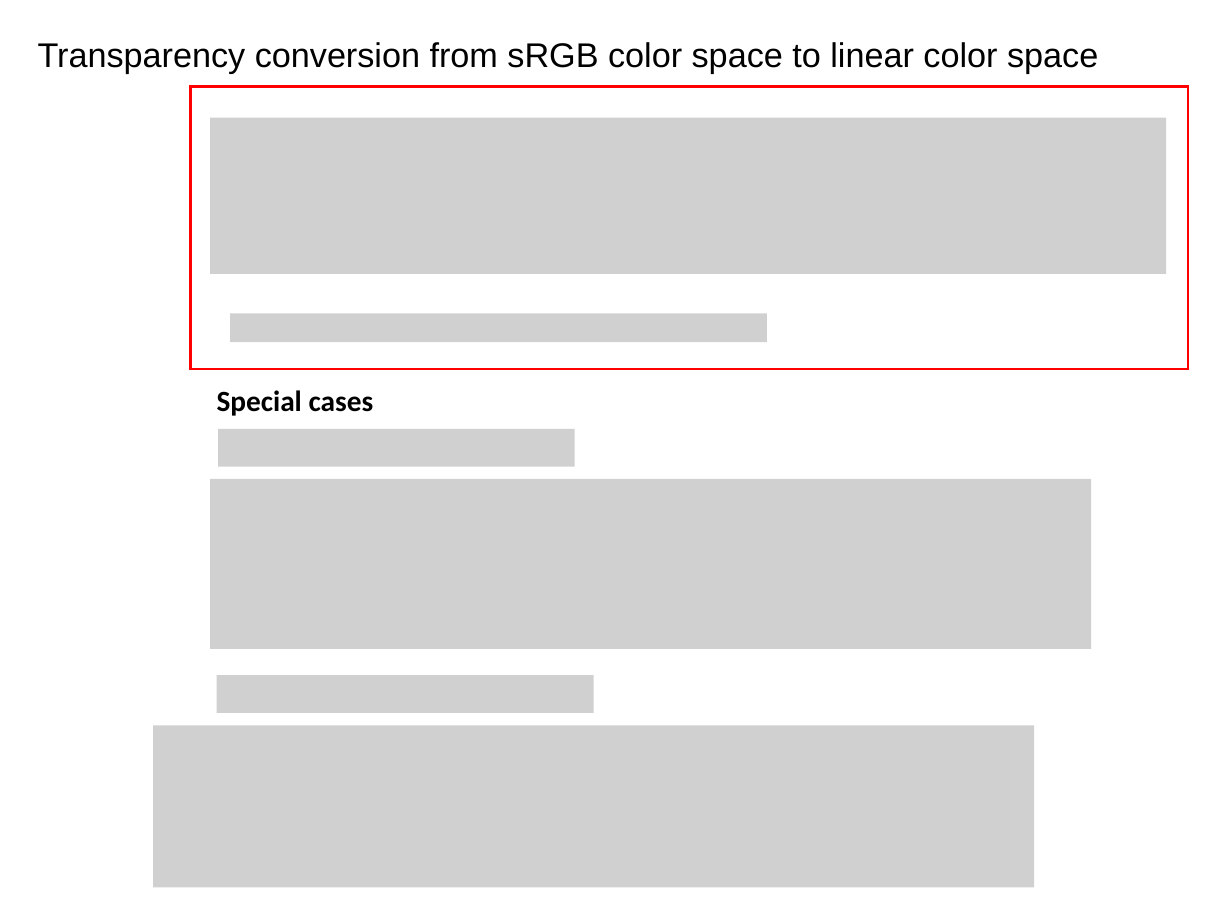
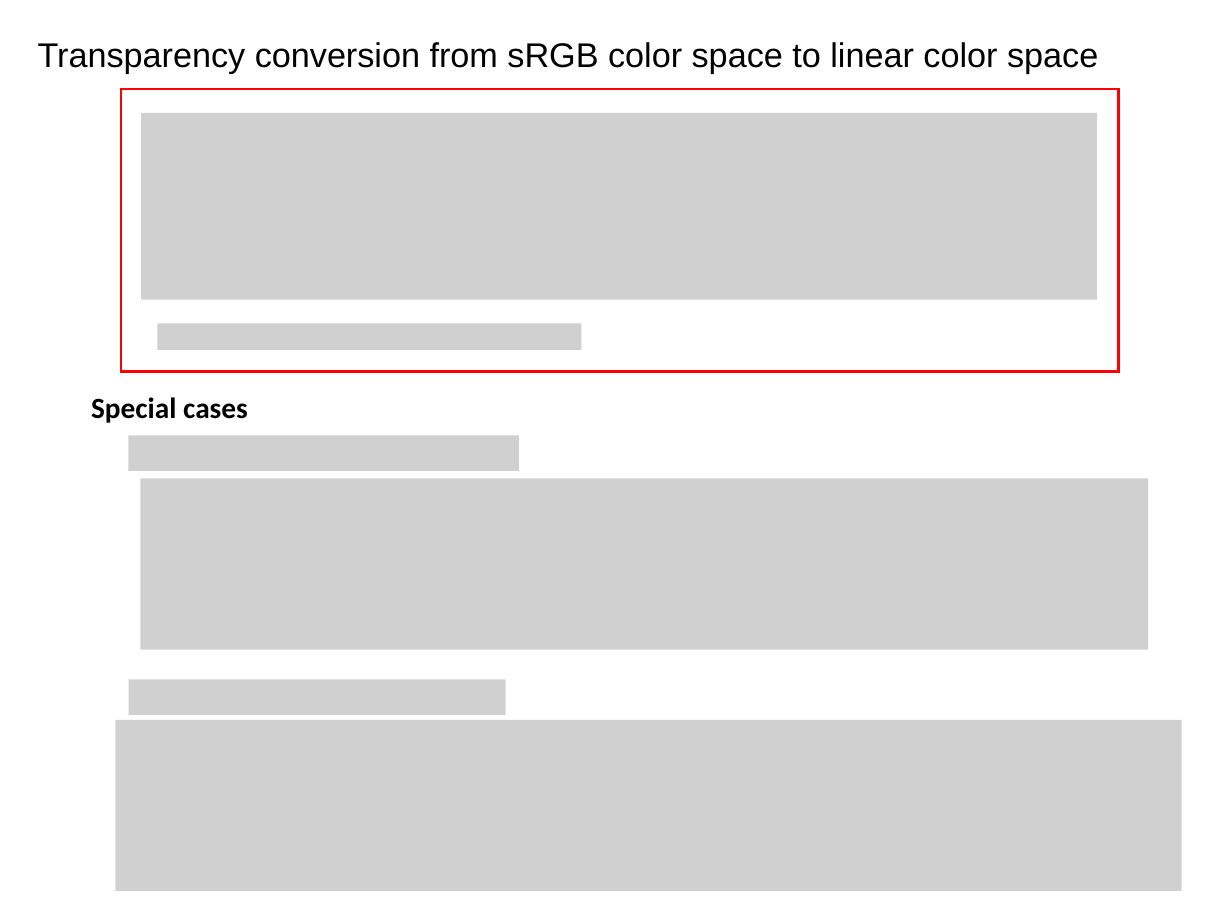
Before and after one commit to sotanmochi/TransparencyConverter, a slide deck: slide 10 of Assets/TransparencyConverter/Documentation~/TransparencyConverter.pptx (slide 6 before the commit). Drawn at 1232x924 pixels with LibreOffice and Linux fonts; fonts in the diff are those of the drawing; grey boxes stand for pictures. Boxes give left, top, right and bottom in pixels: in the first picture for what was removed or moved away, otherwise in the second. Text is boxed around its words. In the diff, an @@ line names an element or a change of style, - is before the commit and + after.

```diff
--- a/Assets/TransparencyConverter/Documentation~/TransparencyConverter.pptx
+++ b/Assets/TransparencyConverter/Documentation~/TransparencyConverter.pptx
@@ rectangle: place and size @@
-rectangle at [190, 86, 1188, 369]
+rectangle at [121, 89, 1119, 371]
@@ picture: place and size @@
-picture at [210, 118, 1166, 275]
+picture at [141, 113, 1096, 299]
@@ picture: place and size @@
-picture at [230, 313, 766, 342]
+picture at [158, 323, 582, 349]
@@ text "Special cases": place and size @@
-text "Special cases" at [217, 390, 374, 416]
+text "Special cases" at [91, 397, 248, 423]
@@ picture: place and size @@
-picture at [218, 429, 575, 466]
+picture at [128, 436, 519, 471]
@@ picture: place and size @@
-picture at [210, 479, 1091, 649]
+picture at [141, 479, 1148, 649]
@@ picture: place and size @@
-picture at [216, 675, 594, 713]
+picture at [128, 679, 506, 715]
@@ picture: place and size @@
-picture at [153, 725, 1034, 887]
+picture at [115, 720, 1182, 891]
```
Also in this commit, not shown: 4 other slides changed, 5 slides added, 1 other file.
